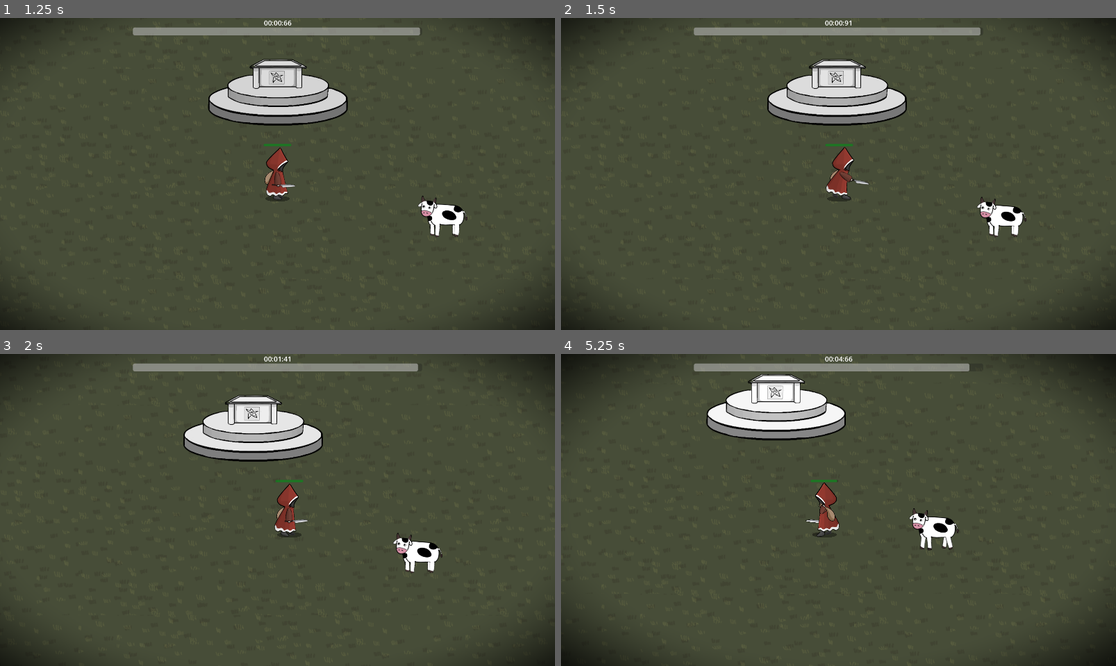
Above: before the commit, frames 1-4 (two rows, left to right).
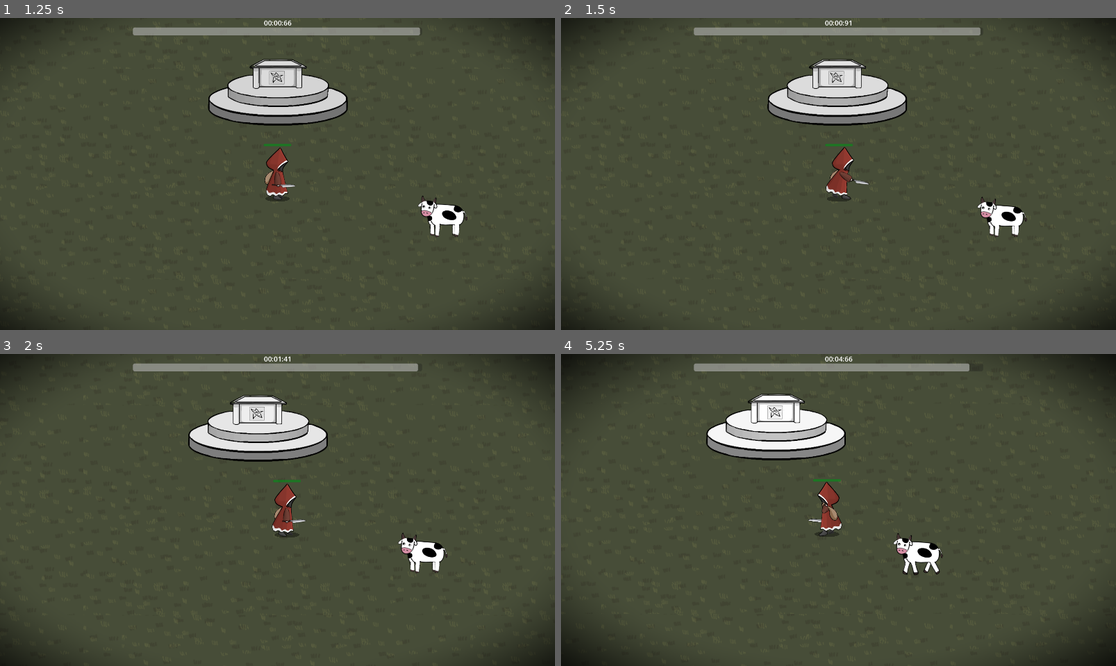
Above: after the commit, the same moments.

Repository: ldg030917/IstTechGameJam2025
Game: Godot game, scene res://scene/Lobby.tscn
Same seed, same stepped clock (60 frames per second), same inputs: the game is played once before the commit and once after it. The engine's default icon, where the game draws it, is replaced by a stand-in: a white triangle on a blue panel in a dark square.
Inputs:
- Up to frame 1 (1.25 s): click "START" at 0.5 s
- Up to frame 2 (1.5 s): hold Right (right) from 1.28 s (still down); tap Space (attack) at 1.35 s
- Up to frame 3 (2 s): keep holding Right (right)
- Up to frame 4 (5.25 s): release Right (right) at 2.03 s; hold Down (down) 2.03-2.78 s; tap Space (attack) at 2.1, 3.05, 3.6, 4.35 s; hold Right (right) 2.78-3.53 s; hold E (devote) 2.78-3.53 s; hold Up (up) 3.53-4.28 s; hold Left (left) from 4.28 s (still down); tap E (devote) at 5.1 s

Frame 1 is identical in both runs. In frame 2, 0.5% of the frame differs, in the area x 37-84%, y 13-71%; in frame 3, 2.1%; in frame 4, 6.2%, in the area x 4-76%, y 6-71%.

Commit message:
player hurt effect added

Diff:
--- a/script/player.gd
+++ b/script/player.gd
@@ -5,6 +5,8 @@
 const inventory_size:int = 3
 
 var speed_0:float
+
+@export var slow_percent : float = 0.8
 
 var hp: float
 var speed:float
@@ -40,6 +42,9 @@
 @onready var attack_sound = load("res://asset/audio/swing.mp3")
 @onready var penetrate_sound = load("res://asset/audio/penetrated.mp3")
 @onready var heart_poping_sound = load("res://asset/audio/heart_pop.mp3")
+@onready var blood_burst = load("res://scene/BloodDrop_Burst.tscn")
+@onready var blood_spray = load("res://scene/BloodDrop_Spray.tscn")
+var spray : Node2D
 
 func reset(_hp = null, _speed = null, _atk = null, _pos_0 = null):
 	speed_0 = _speed
@@ -63,12 +68,22 @@
 	if state == STATE.hurt : return
 	state = STATE.hurt
 	hp -= delta_hp
+	check_spray()
 	var dr_hat = (position - subject_pos).normalized()
 	ref_pos = position + 100 * dr_hat
 	if dr_hat.dot(Vector2.RIGHT) > 0 : orientation = "left"
 	elif dr_hat.dot(Vector2.RIGHT) < 0: orientation = "right"
 	if hp <= 0:
 		died.emit()
+	var blood_burst = blood_burst.instantiate()
+	add_child(blood_burst)
+
+func check_spray():
+	if hp <= max_hp / 1.1 and not spray:
+		spray = blood_spray.instantiate()
+		add_child(spray)
+	if hp > max_hp / 1.1 and spray:
+		spray.stop()
 
 func attack():
 	state = STATE.attacking
@@ -88,10 +103,10 @@
 		# 4. 적에게 "take_damage" 함수가 있다면 호출하여 대미지를 줍니다.
 
 func _set_ref_pos(dt:float):
-	if Input.is_action_pressed("up"): ref_pos += dt*speed*Vector2.UP
-	if Input.is_action_pressed("down"): ref_pos += dt*speed*Vector2.DOWN
-	if Input.is_action_pressed("left"): ref_pos += dt*speed*Vector2.LEFT
-	if Input.is_action_pressed("right"): ref_pos += dt*speed*Vector2.RIGHT
+	if Input.is_action_pressed("up"): ref_pos += dt*speed*Vector2.UP*slow_percent
+	if Input.is_action_pressed("down"): ref_pos += dt*speed*Vector2.DOWN*slow_percent
+	if Input.is_action_pressed("left"): ref_pos += dt*speed*Vector2.LEFT*slow_percent
+	if Input.is_action_pressed("right"): ref_pos += dt*speed*Vector2.RIGHT*slow_percent
 
 func _goto_ref_pos(dt:float):
 	const k = 5.0
